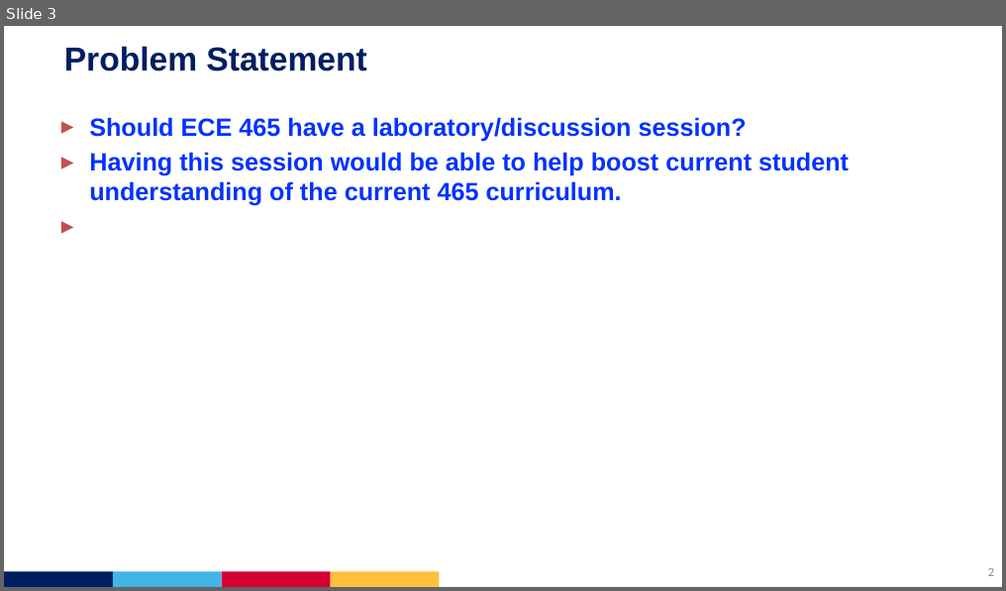
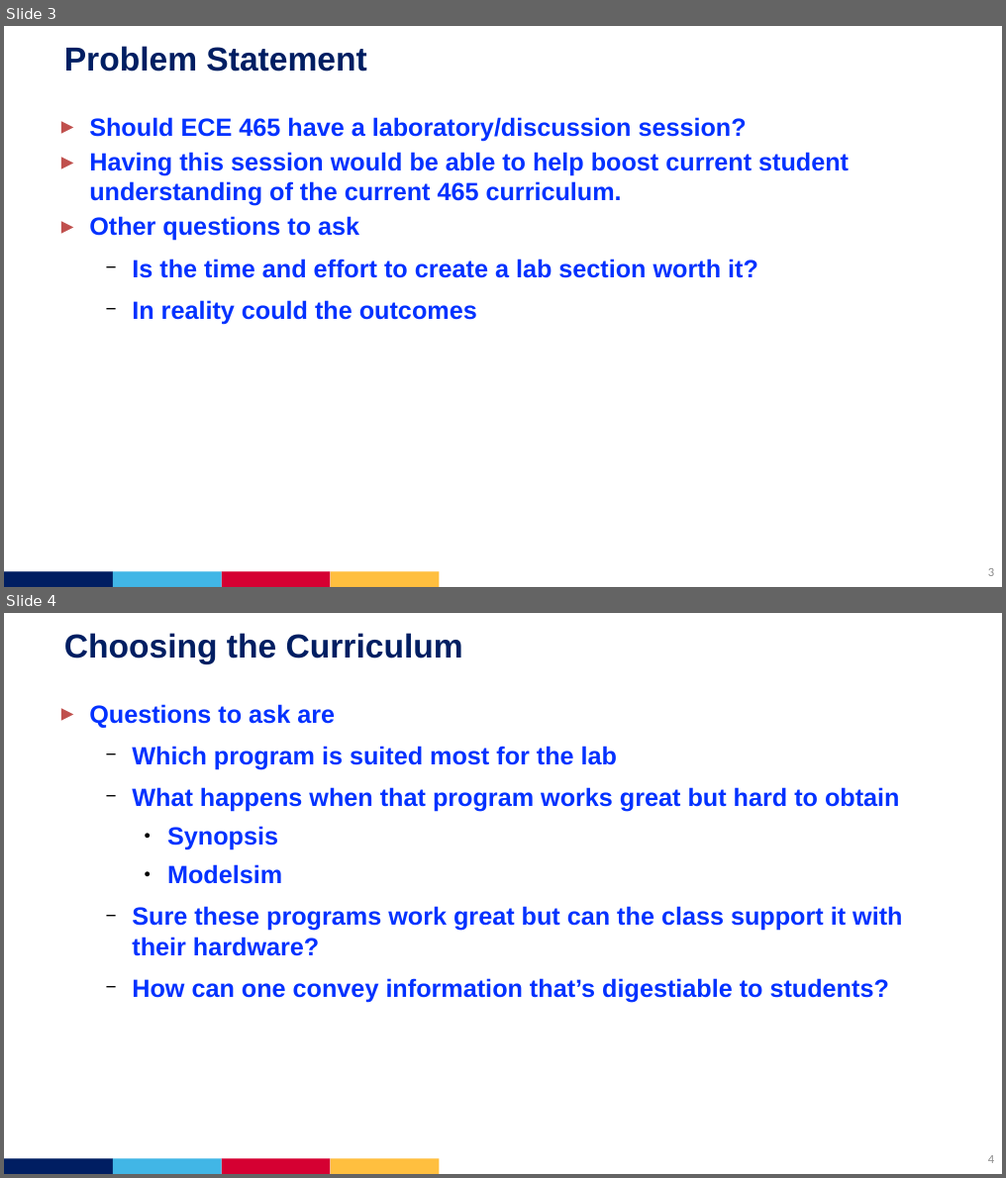
Before and after one commit to JSCaracal/ECE465_Final, a slide deck: Graduate_Presentation_Template.pptx. Shown one above the other, each under a label of ours: slide 3 before the commit, slides 3 and 4 after it. The pictures are 1006x591 and 1006x1178 pixels, drawn with LibreOffice and Linux fonts; fonts in the diff are those of the drawing. Boxes give left, top, right and bottom in pixels: in the first picture for what was removed or moved away, otherwise in the second. Text is boxed around its words. In the diff, an @@ line names an element or a change of style, - is before the commit and + after.

```diff
--- a/Graduate_Presentation_Template.pptx
+++ b/Graduate_Presentation_Template.pptx
@@ slide 4 added at [4, 613, 1002, 1174], background #FFFFFF; not listed: 4 template elements that a slide beside it also shows @@
@@ title added at [64, 633, 463, 664], 32 pt, text #001E62, bold @@
+Choosing the Curriculum
@@ text added at [89, 704, 902, 1003], 24 pt, text #0432FF, bold @@
+▸ Questions to ask are
+  − Which program is suited most for the lab
+  − What happens when that program works great but hard to obtain
+    ● Synopsis
+    ● Modelsim
+  − Sure these programs work great but can the class support it with their hardware?
+  − How can one convey information that’s digestiable to students?
@@ page number added at [988, 1156, 994, 1163], 12 pt, text #8C8C8C @@
+4
@@ slide 3 changed as well @@
@@ text at [89, 216, 758, 324]: paragraphs added @@
+▸ Other questions to ask
+  − Is the time and effort to create a lab section worth it?
+  − In reality could the outcomes
```
Also in this commit, not shown: 2 other slides changed, 1 other slide added.
